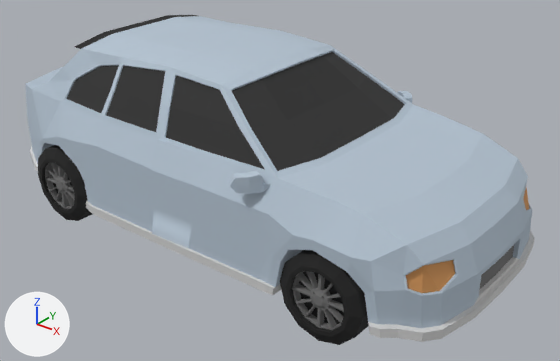
The glTF model client/public/cars/sedan_filler.glb as it was, and as the next commit left it.
The view is the same before and after, from a 50 mm lens placed at (3.94, -4.56, 3.33), pointed at (0.27, 0.03, 0.49). Every picture has the same lights, and +X, +Y and +Z are marked at lower left. The picture after the commit comes second. Where no turn or scale is listed for an object, it has been applied to the vertices. Vertices at exactly the same position are counted once.

Objects in the first picture: 'NormalCar2_BackWheels_Cylinder.003', 'NormalCar2_Cube.002', 'NormalCar2_FrontRightWheel_Cylinder.016'.
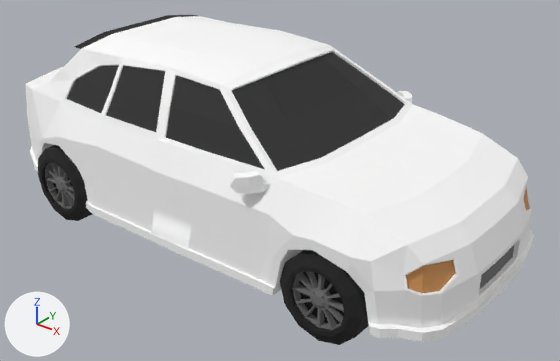
What differs and where, as boxes (x1, y1, x2, y2) in the pictures (560 x 361 px):
'NormalCar2_Cube.002', recoloured (lighter)
    both: (25, 15, 535, 342)

Diff of the bpy script that builds the scene:
```diff
--- a/client/public/cars/sedan_filler.glb.py
+++ b/client/public/cars/sedan_filler.glb.py
@@ mat_lightblue @@
 n0 = _N.new('ShaderNodeBsdfPrincipled'); n0.name = 'Principled BSDF'
-n0.inputs[0].default_value = (0.459, 0.548, 0.64, 1.0)  # 'Base Color', pale blue #b4c3d1
 n0.inputs[2].default_value = 0.904  # 'Roughness'
 n1 = _N.new('ShaderNodeOutputMaterial'); n1.name = 'Material Output'
+n2 = _N.new('ShaderNodeVertexColor'); n2.name = 'Color Attribute'
 _L.new(n0.outputs[0], n1.inputs[0])  # 'BSDF' to 'Surface'
+_L.new(n2.outputs[0], n0.inputs[0])  # 'Color' to 'Base Color'
@@ mat_windows @@
 n0 = _N.new('ShaderNodeBsdfPrincipled'); n0.name = 'Principled BSDF'
-n0.inputs[0].default_value = (0.0285, 0.0285, 0.0285, 1.0)  # 'Base Color', black #2f2f2f
 n0.inputs[2].default_value = 0.904  # 'Roughness'
 n1 = _N.new('ShaderNodeOutputMaterial'); n1.name = 'Material Output'
+n2 = _N.new('ShaderNodeMix'); n2.name = 'Mix'
+n2.data_type = 'RGBA'
+n2.blend_type = 'MULTIPLY'
+n2.inputs[0].default_value = 1.0  # 'Factor'
+n2.inputs[7].default_value = (0.0285, 0.0285, 0.0285, 1.0)  # 'B', black #2f2f2f
+n3 = _N.new('ShaderNodeVertexColor'); n3.name = 'Color Attribute'
 _L.new(n0.outputs[0], n1.inputs[0])  # 'BSDF' to 'Surface'
+_L.new(n2.outputs[2], n0.inputs[0])  # 'Result' to 'Base Color'
+_L.new(n3.outputs[0], n2.inputs[6])  # 'Color' to 'A'
@@ mat_grey @@
 n0 = _N.new('ShaderNodeBsdfPrincipled'); n0.name = 'Principled BSDF'
-n0.inputs[0].default_value = (0.161, 0.161, 0.161, 1.0)  # 'Base Color', grey #707070
 n0.inputs[2].default_value = 0.904  # 'Roughness'
 n1 = _N.new('ShaderNodeOutputMaterial'); n1.name = 'Material Output'
+n2 = _N.new('ShaderNodeMix'); n2.name = 'Mix'
+n2.data_type = 'RGBA'
+n2.blend_type = 'MULTIPLY'
+n2.inputs[0].default_value = 1.0  # 'Factor'
+n2.inputs[7].default_value = (0.161, 0.161, 0.161, 1.0)  # 'B', grey #707070
+n3 = _N.new('ShaderNodeVertexColor'); n3.name = 'Color Attribute'
 _L.new(n0.outputs[0], n1.inputs[0])  # 'BSDF' to 'Surface'
+_L.new(n2.outputs[2], n0.inputs[0])  # 'Result' to 'Base Color'
+_L.new(n3.outputs[0], n2.inputs[6])  # 'Color' to 'A'
@@ mat_headlights @@
 n0 = _N.new('ShaderNodeBsdfPrincipled'); n0.name = 'Principled BSDF'
-n0.inputs[0].default_value = (0.639, 0.301, 0.102, 1.0)  # 'Base Color', orange #d1955a
 n0.inputs[2].default_value = 0.904  # 'Roughness'
 n1 = _N.new('ShaderNodeOutputMaterial'); n1.name = 'Material Output'
+n2 = _N.new('ShaderNodeMix'); n2.name = 'Mix'
+n2.data_type = 'RGBA'
+n2.blend_type = 'MULTIPLY'
+n2.inputs[0].default_value = 1.0  # 'Factor'
+n2.inputs[7].default_value = (0.639, 0.301, 0.102, 1.0)  # 'B', orange #d1955a
+n3 = _N.new('ShaderNodeVertexColor'); n3.name = 'Color Attribute'
 _L.new(n0.outputs[0], n1.inputs[0])  # 'BSDF' to 'Surface'
+_L.new(n2.outputs[2], n0.inputs[0])  # 'Result' to 'Base Color'
+_L.new(n3.outputs[0], n2.inputs[6])  # 'Color' to 'A'
@@ mat_material_007 @@
 n0 = _N.new('ShaderNodeBsdfPrincipled'); n0.name = 'Principled BSDF'
-n0.inputs[0].default_value = (0.64, 0.64, 0.64, 1.0)  # 'Base Color', light grey #d1d1d1
 n0.inputs[2].default_value = 0.904  # 'Roughness'
 n1 = _N.new('ShaderNodeOutputMaterial'); n1.name = 'Material Output'
+n2 = _N.new('ShaderNodeVertexColor'); n2.name = 'Color Attribute'
 _L.new(n0.outputs[0], n1.inputs[0])  # 'BSDF' to 'Surface'
+_L.new(n2.outputs[0], n0.inputs[0])  # 'Color' to 'Base Color'
@@ me_normalcar2_cube_002_mesh @@
 me_normalcar2_cube_002_mesh.from_pydata(...)  # 726 vertices, 1442 faces; spans x -2.3..2.3, y -1.14..1.14, z -0.68..0.68
+# me_normalcar2_cube_002_mesh part 1: vertex colours changed
 me_normalcar2_cube_002_mesh.materials.append(mat_lightblue)
```
